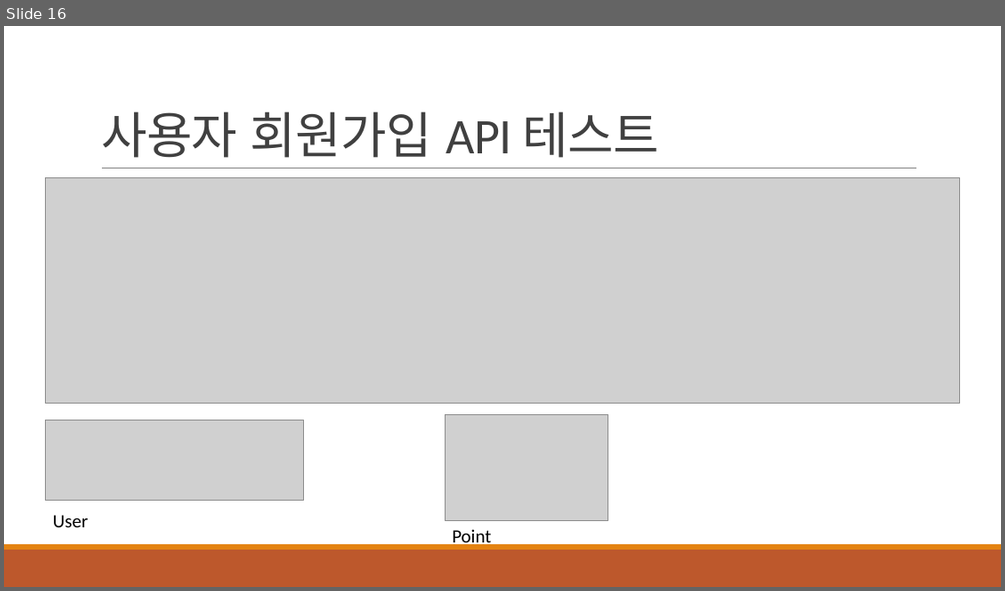
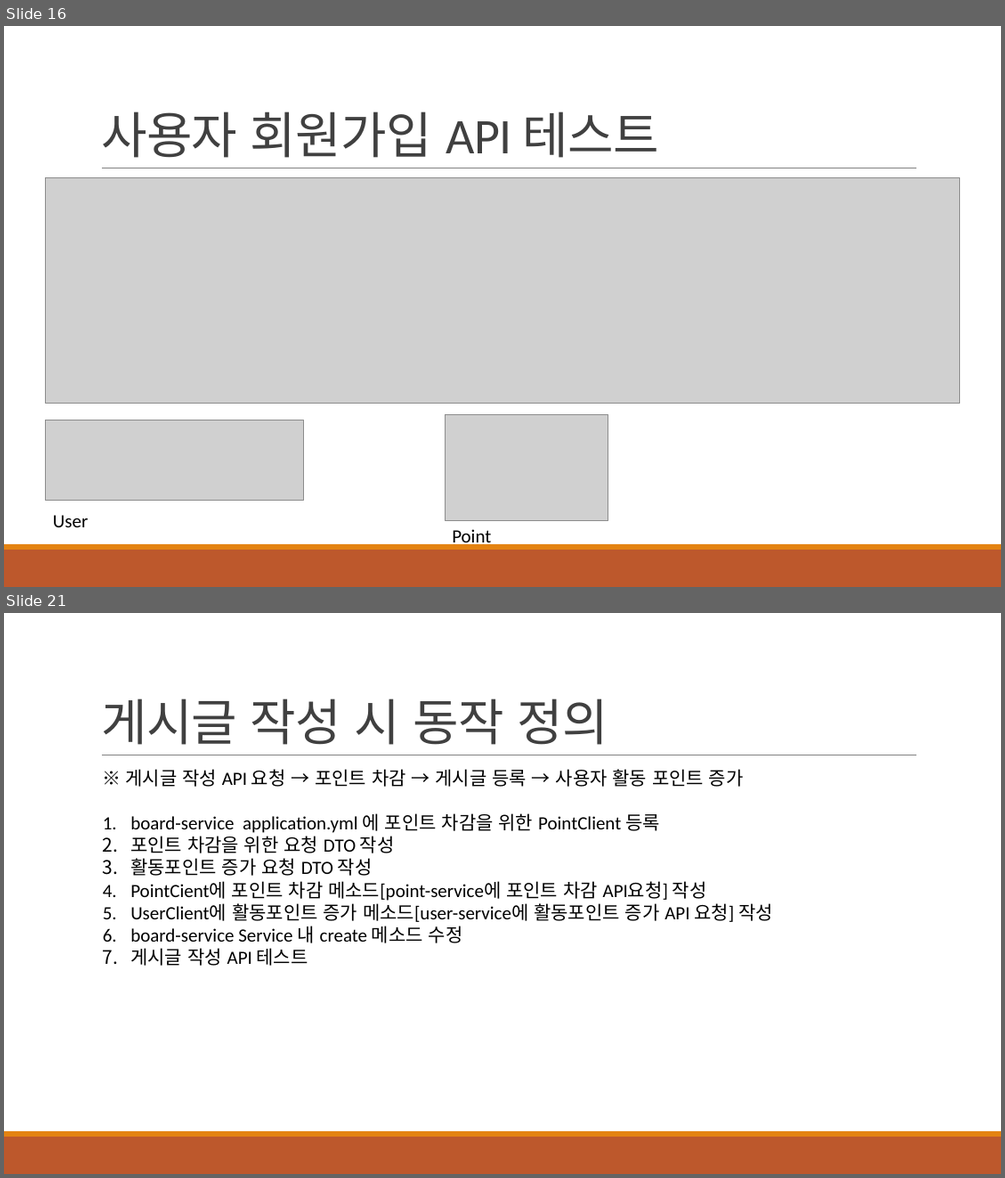
Before and after one commit to khb3025/study-msa, a slide deck: msa-ppt/3. 데이터 쓰기 API 구현.pptx. Shown one above the other, each under a label of ours: slide 16 before the commit, slides 16 and 21 after it; the slides between them are not shown. The pictures are 1005x591 and 1005x1178 pixels, drawn with LibreOffice and Linux fonts; fonts in the diff are those of the drawing; grey boxes stand for pictures. Boxes give left, top, right and bottom in pixels: in the first picture for what was removed or moved away, otherwise in the second. Text is boxed around its words. In the diff, an @@ line names an element or a change of style, - is before the commit and + after.

Commit message:
feat : 게시글 등록 시 동작 재정의
1. 게시글 등록 요청
2. 포인트 차감
3. 게시글 저장
4. 활동포인트 증가

```diff
--- a/msa-ppt/3. 데이터 쓰기 API 구현.pptx
+++ b/msa-ppt/3. 데이터 쓰기 API 구현.pptx
@@ slide 21 added at <box>4,613,1001,1174</box>, background #FFFFFF; not listed: 3 template elements that a slide beside it also shows @@
@@ title added at <box>101,698,608,745</box>, 48 pt, text #404040 @@
+게시글 작성 시 동작 정의
@@ text added at <box>125,769,773,965</box>, 18 pt, text #000000 @@
+※ 게시글 작성 API 요청 → 포인트 차감 → 게시글 등록 → 사용자 활동 포인트 증가
+1. board-service application.yml 에 포인트 차감을 위한 PointClient 등록
+2. 포인트 차감을 위한 요청 DTO 작성
+3. 활동포인트 증가 요청 DTO 작성
+4. PointCient에 포인트 차감 메소드[point-service에 포인트 차감 API요청] 작성
+5. UserClient에 활동포인트 증가 메소드[user-service에 활동포인트 증가 API 요청] 작성
+6. board-service Service 내 create 메소드 수정
+7. 게시글 작성 API 테스트
```
Also in this commit, not shown: 1 slide changed, 11 other slides added, 8 other files.
